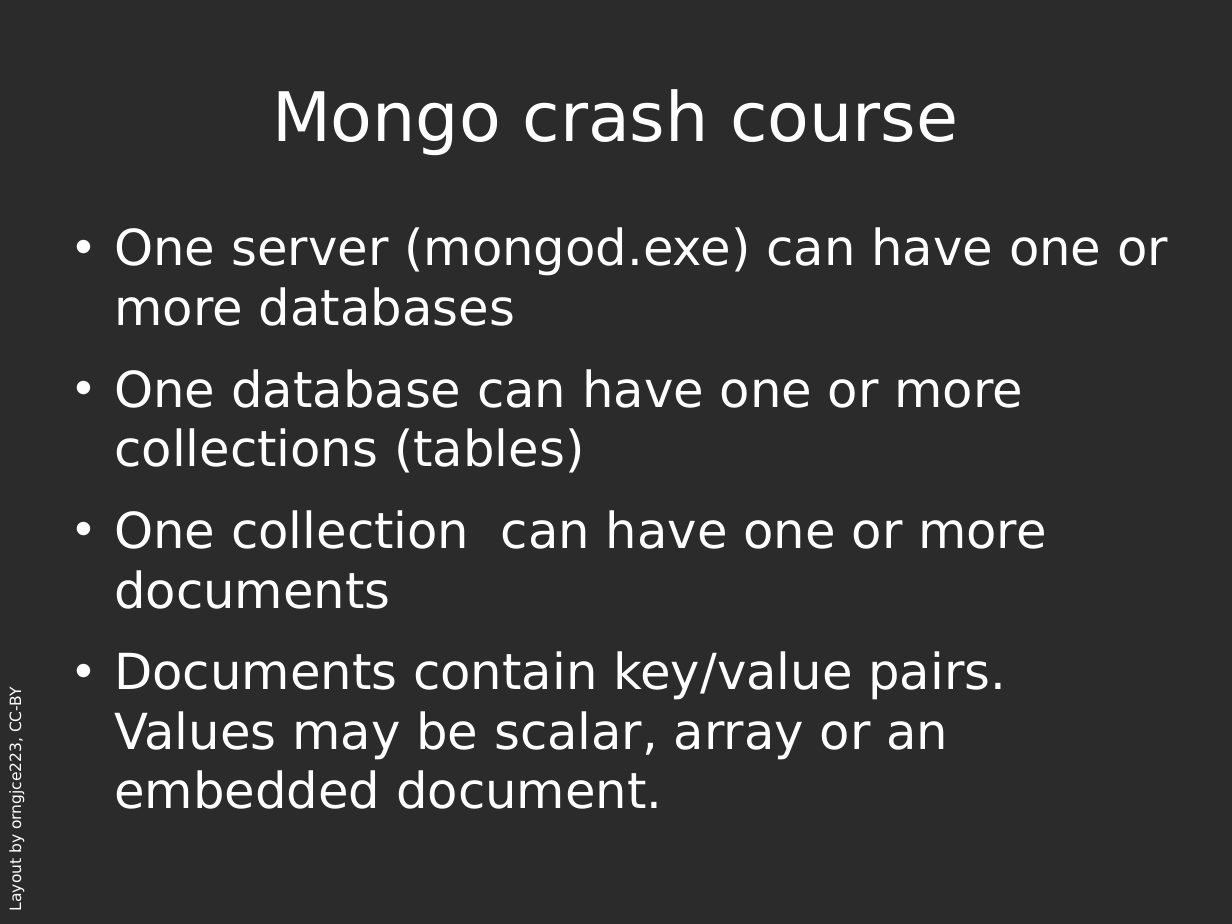
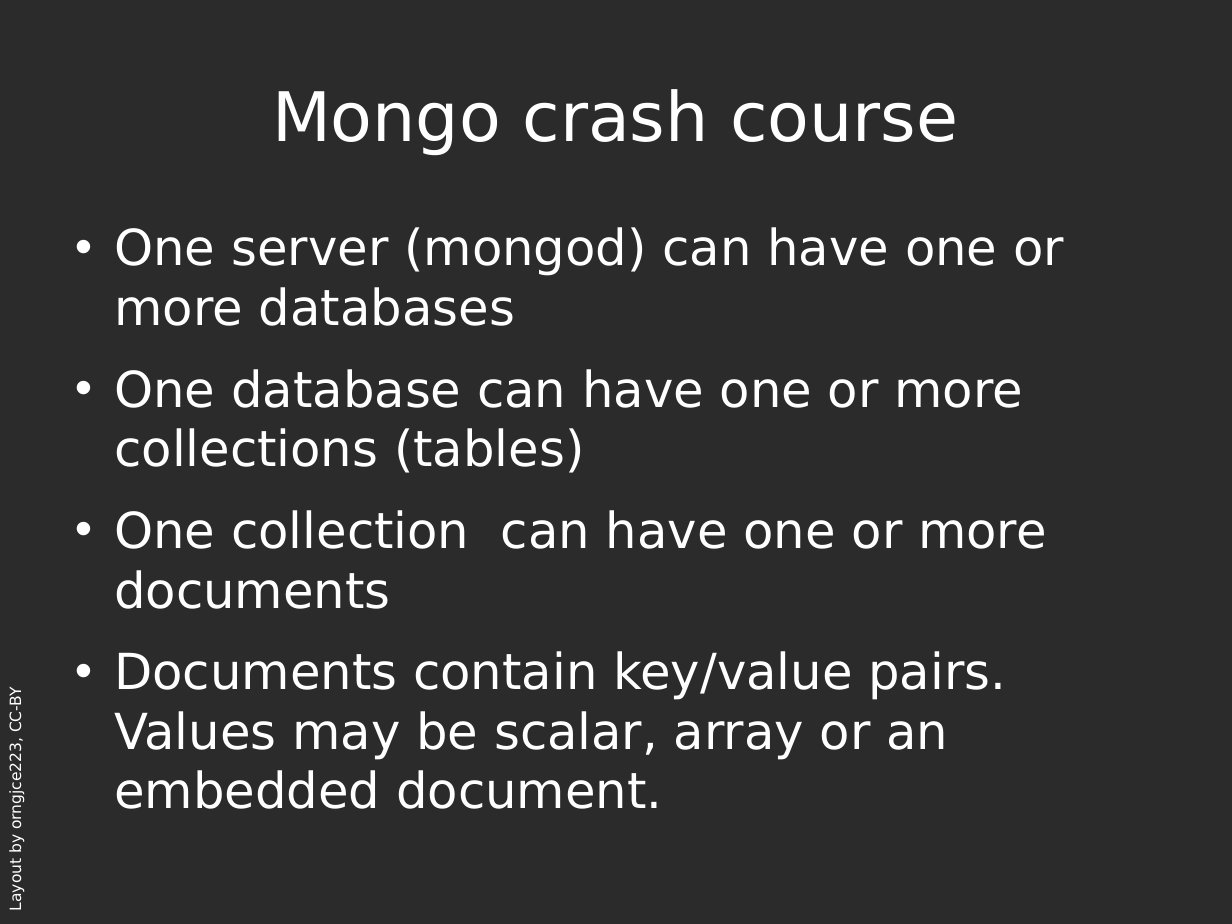
Before and after one commit to zippy1981/TalkMaterials, a slide deck: slide 4 of PGEast/The Brave New World of MaybeSQL.odp. Drawn at 1232x924 pixels with LibreOffice and Linux fonts; fonts in the diff are those of the drawing; background and template pictures are left out; a plain dark background stands for a picture behind light text. Boxes give left, top, right and bottom in pixels: in the first picture for what was removed or moved away, otherwise in the second. Text is boxed around its words. In the diff, an @@ line names an element or a change of style, - is before the commit and + after.

```diff
--- a/PGEast/The Brave New World of MaybeSQL.odp
+++ b/PGEast/The Brave New World of MaybeSQL.odp
@@ text at (114, 227, 1064, 326): text changed @@
-• One server (mongod.exe) can have one or more databases
+• One server (mongod) can have one or more databases
```
Also in this commit, not shown: 4 other slides changed, 2 slides added, 2 slides removed, 4 other files.
